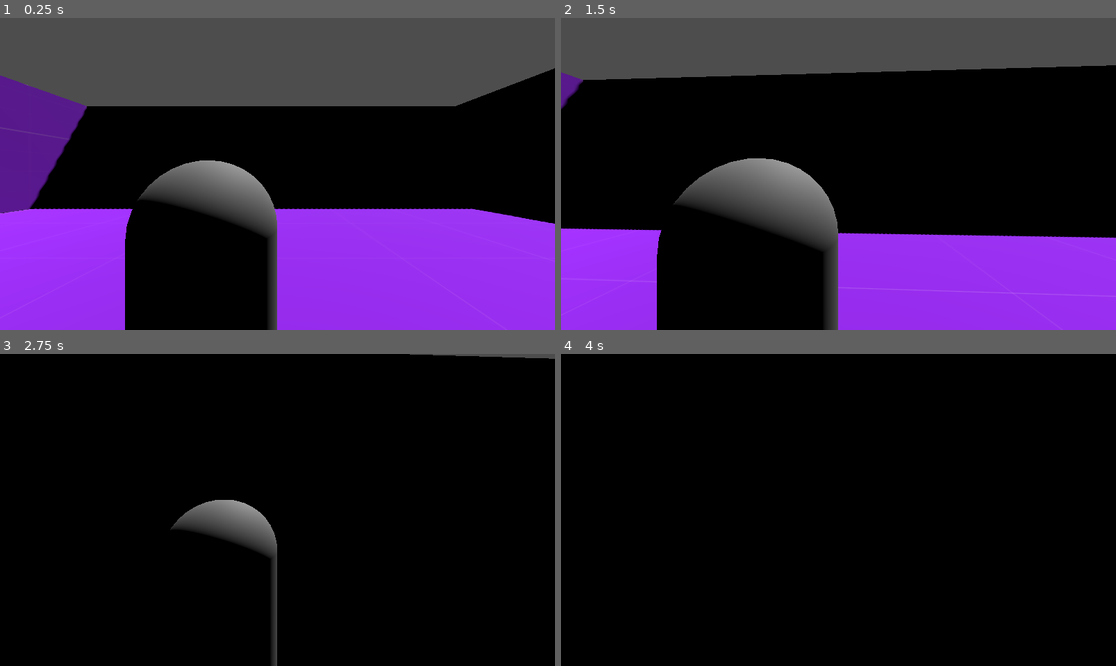
Above: before the commit, frames 1-4 (two rows, left to right).
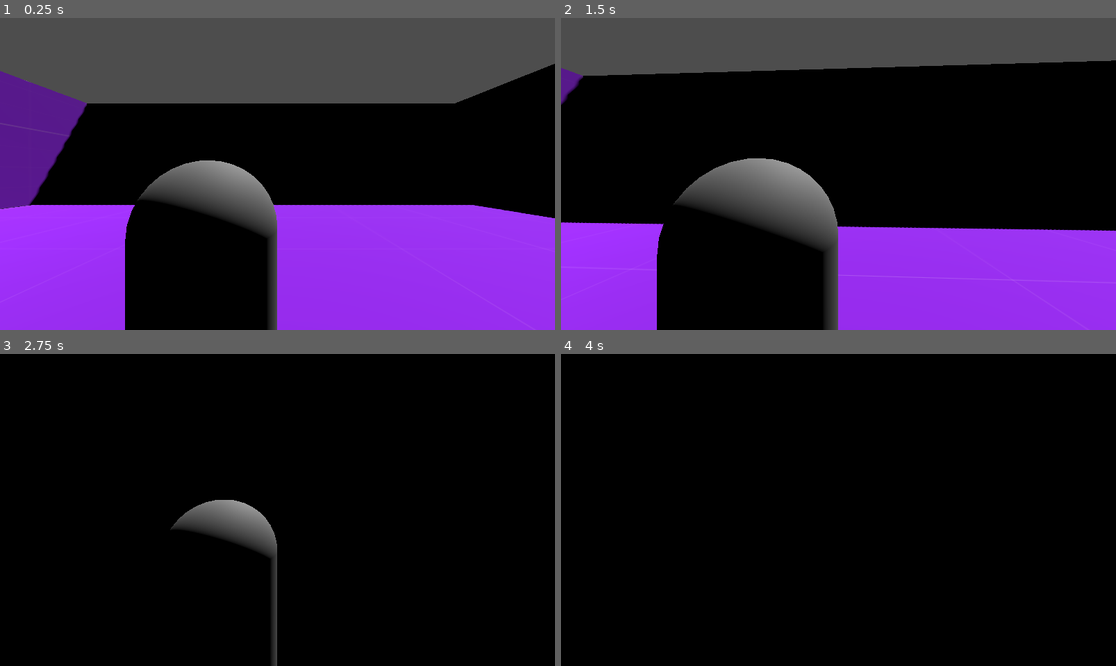
Above: after the commit, the same moments.

Repository: miksingsoju/ots-tps
Game: Godot game, scene res://World.tscn
Same seed, same stepped clock (60 frames per second), same inputs: the game is played once before the commit and once after it.
Inputs (mouse positions are in pixels of both pictures, inside the frame that each line leads up to):
- Up to frame 1 (0.25 s): no input
- Up to frame 2 (1.5 s): tap Enter at 0.5 s; move the mouse to (866, 174) at 0.52 s; hold Space (jump) 0.53-1.28 s; hold W (up) from 0.53 s (still down); move the mouse to (810, 174) at 1.27 s; right-click (810, 174) at 1.35 s
- Up to frame 3 (2.75 s): keep holding W (up); tap Space (jump) at 1.52, 1.55, 1.82, 2.3 s; move the mouse to (288, 503) at 2.02 s; hold Shift (sprint) from 2.03 s (still down)
- Up to frame 4 (4 s): keep holding W (up); move the mouse to (832, 516) at 2.77 s; release Shift (sprint) at 2.78 s; tap Space (jump) at 2.85, 3.02, 3.32, 3.5, 3.77, 3.8 s; move the mouse to (877, 513) at 3.52 s; hold Right mouse button (aim) from 3.53 s (still down)

The runs differ from the first frame. In frame 1, 2.3% of the frame differs, in the area x 0-100%, y 14-66%; in frame 2, 3.2%, in the area x 0-100%, y 13-90%; in frame 3, 0.2%; in frame 4, nothing differs.

Commit message:
fixed state machine

Diff:
--- a/Player/StateMachine/PlayerStateMachine/States/fall.gd
+++ b/Player/StateMachine/PlayerStateMachine/States/fall.gd
@@ -1 +1,12 @@
-extends State
+extends Motion
+
+func _enter() -> void:
+	print(name)
+
+func _update(delta: float) -> void:
+	set_direction()
+	calculate_gravity(delta)
+	calculate_velocity(SPEED, direction, delta)
+
+	if is_on_floor():
+		finished.emit("Idle")
--- a/Player/StateMachine/PlayerStateMachine/States/idle.gd
+++ b/Player/StateMachine/PlayerStateMachine/States/idle.gd
@@ -9,3 +9,6 @@
 
 	if direction != Vector3.ZERO:
 		finished.emit("Run")
+
+	if not is_on_floor():
+		finished.emit("Fall")
--- a/Player/StateMachine/PlayerStateMachine/States/jump.gd
+++ b/Player/StateMachine/PlayerStateMachine/States/jump.gd
@@ -1 +1,16 @@
-extends State
+extends Motion
+
+func _enter() -> void:
+	print(name)
+	jump()
+
+func _update(delta: float) -> void:
+	set_direction()
+	calculate_gravity(delta)
+	calculate_velocity(SPEED, direction, delta)
+
+	if velocity.y <= 0 :
+		finished.emit("Fall")
+
+func jump() -> void:
+	velocity.y = JUMP_VELOCITY
--- a/Player/StateMachine/PlayerStateMachine/States/motion.gd
+++ b/Player/StateMachine/PlayerStateMachine/States/motion.gd
@@ -6,7 +6,7 @@
 const SPEED = 5.0
 const SPRINT = 2.0
 const JUMP_VELOCITY = 4.5
-const GRAVITY: float = 9.8
+const GRAVITY: float = -9.8
 const ACCELERATION: float = 1000
 
 static var input_dir: Vector2 = Vector2.ZERO
@@ -28,3 +28,6 @@
 func calculate_gravity(delta: float):
 	if not owner.is_on_floor():
 		velocity.y += GRAVITY * delta
+
+func is_on_floor() -> bool:
+	return owner.is_on_floor()
--- a/Player/StateMachine/PlayerStateMachine/States/run.gd
+++ b/Player/StateMachine/PlayerStateMachine/States/run.gd
@@ -2,6 +2,10 @@
 
 func _enter() -> void:
 	print(name)
+
+func _state_input(event: InputEvent) -> void:
+	if event.is_action_pressed("jump"):
+		finished.emit("Jump")
 
 func _update(delta: float) -> void:
 	set_direction()
@@ -9,3 +13,6 @@
 
 	if direction == Vector3.ZERO:
 		finished.emit("Idle")
+
+	if not is_on_floor():
+		finished.emit("Fall")
--- a/Player/StateMachine/state.gd
+++ b/Player/StateMachine/state.gd
@@ -2,7 +2,6 @@
 class_name State
 @warning_ignore("unused_signal")
 signal finished(next_state: String)
-#var player: CharacterBody3D
 
 func _enter() -> void:
 	return
--- a/Player/StateMachine/state_machine.gd
+++ b/Player/StateMachine/state_machine.gd
@@ -8,6 +8,8 @@
 var _active: bool = false
 
 func _ready() -> void:
+	_active = true
+	_create_state_map()
 	_initialize(start_state)
 
 func _input(event: InputEvent) -> void:
